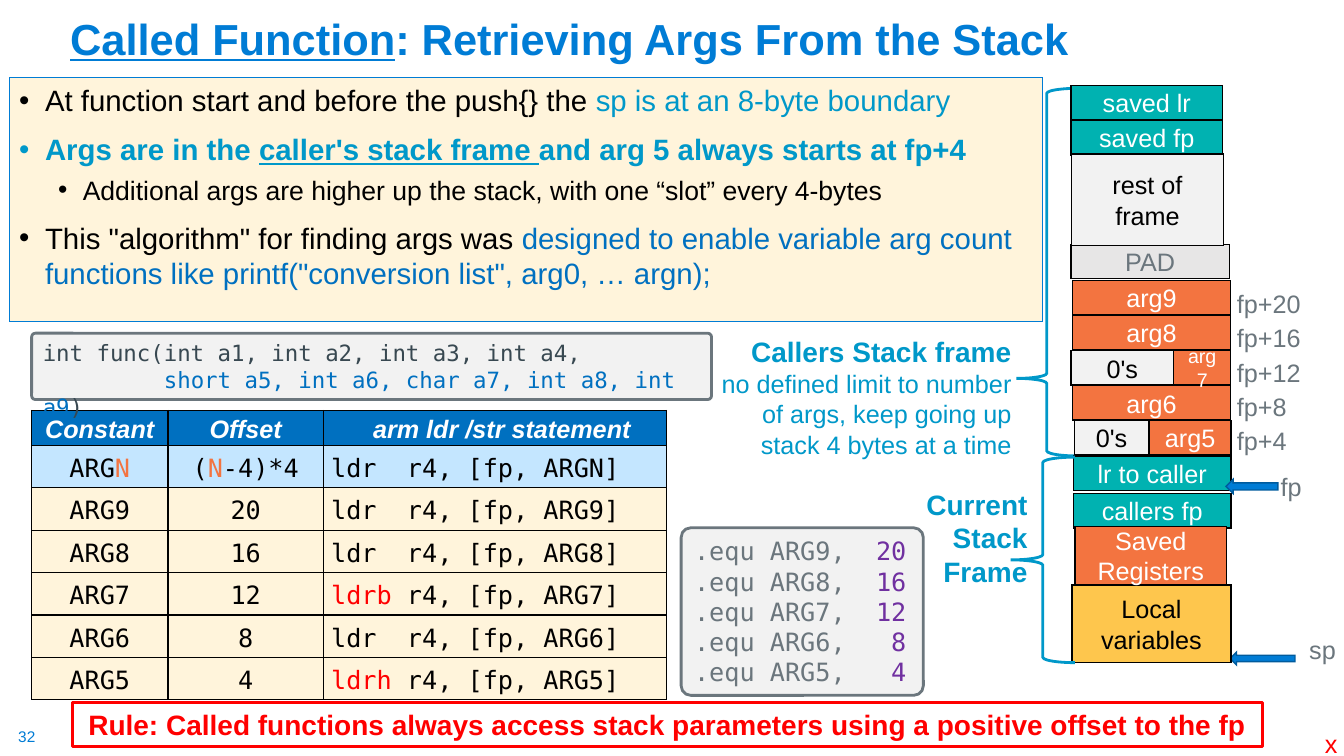
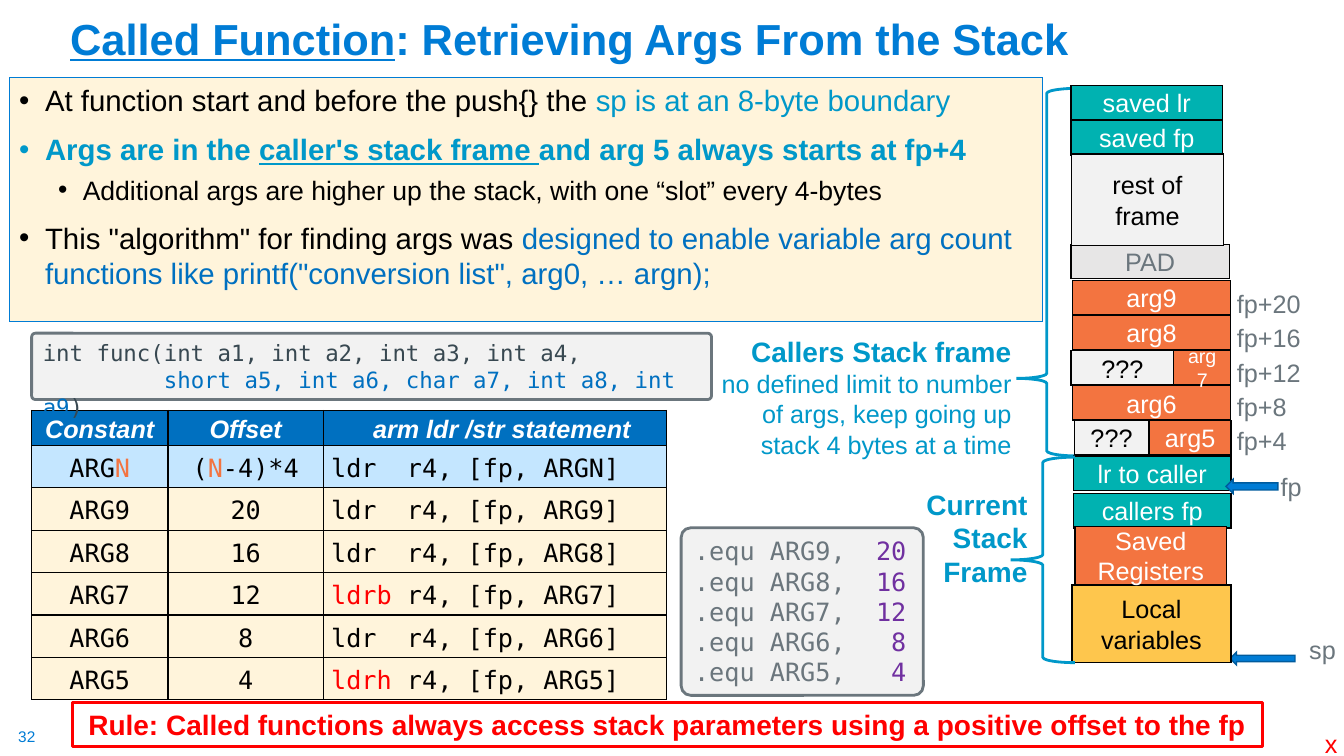
Before and after one commit to cse30-fa22/Muller_CSE30_Lecture_Slides, a slide deck: slide 32 of 10_Assm_Part5.pptx. Drawn at 1344x756 pixels with LibreOffice and Linux fonts; fonts in the diff are those of the drawing. Boxes give left, top, right and bottom in pixels: in the first picture for what was removed or moved away, otherwise in the second. Text is boxed around its words. In the diff, an @@ line names an element or a change of style, - is before the commit and + after.

```diff
--- a/10_Assm_Part5.pptx
+++ b/10_Assm_Part5.pptx
@@ text in rectangle at (1107,360,1138,379): text changed @@
-0's
+???
@@ text in rectangle at (1096,429,1127,448): text changed @@
-0's
+???
```
Also in this commit, not shown: 4 other slides changed, 1 other file.
